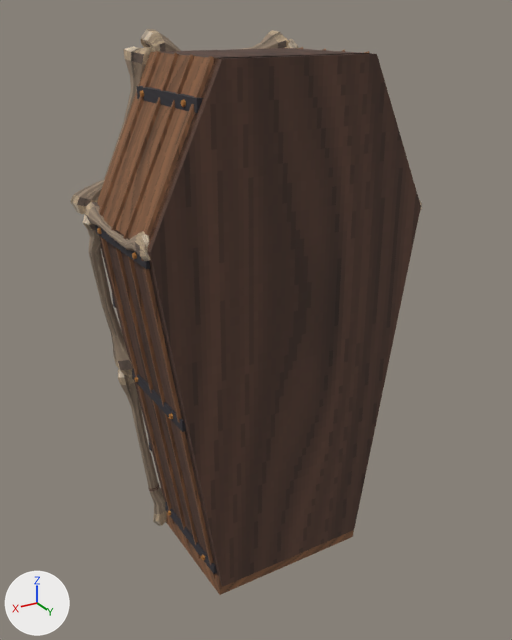
One commit to the Blender file assets/models/Bonehilda.blend: the scene before it, then after it.
Rendered twice from a 50 mm lens placed at (1.64, 2.7, 2.68), pointed at (0.01, -0.02, 1.32). The lights are fixed; the arrows at lower left show +X, +Y and +Z. The first picture is the older version.

Names of what the first picture shows: 'Cabinet stave.001', 'Cabinet stave.002', 'Cabinet stave.003', 'Carved plinth', 'Hewn back', 'Lower tibial rail.001', 'Shoulder rail.001', 'Side stave bead.004', 'Side stave bead.005', 'Side stave bead.006', 'Side stave bead.007', 'Upper tibial rail.001' and 7 more.
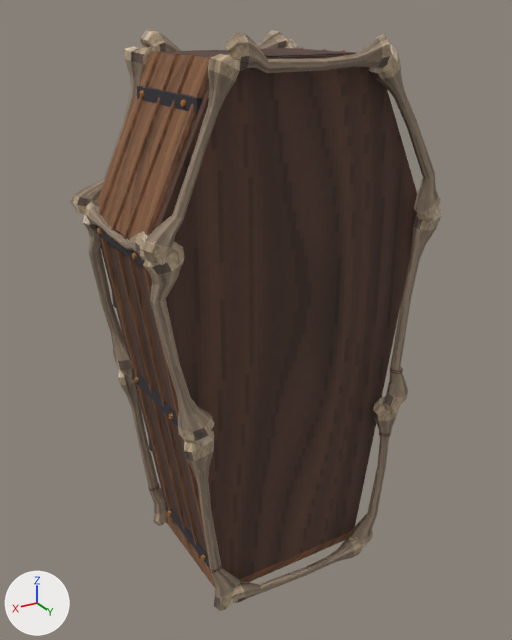
Edits to the scene script, one JSON object a line:
```json
{"op": "add", "block": "ob_rear_foot_rail", "code": ["ob_rear_foot_rail = bpy.data.objects.new('Rear foot rail', me_crown_bone)", "ob_rear_foot_rail.location = (0.0, 0.018, -2.46)", "ob_rear_foot_rail.rotation_euler = (0.0, 3.142, 0.0)  # degrees (0, 180, 0)", "ob_rear_foot_rail.scale = (-1.12, -1.0, -1.0)"]}
{"op": "add", "block": "ob_rear_crown_bone", "code": ["ob_rear_crown_bone = bpy.data.objects.new('Rear Crown bone', me_crown_bone)", "ob_rear_crown_bone.location = (0.0, 0.018, 0.0)", "ob_rear_crown_bone.rotation_euler = (0.0, 3.142, 0.0)  # degrees (0, 180, 0)", "ob_rear_crown_bone.scale = (-1.0, -1.0, -1.0)"]}
{"op": "add", "block": "ob_rear_shoulder_rail_001", "code": ["ob_rear_shoulder_rail_001 = bpy.data.objects.new('Rear Shoulder rail.001', me_shoulder_rail_001)", "ob_rear_shoulder_rail_001.location = (0.0, 0.018, 0.0)", "ob_rear_shoulder_rail_001.rotation_euler = (0.0, 3.142, 0.0)  # degrees (0, 180, 0)", "ob_rear_shoulder_rail_001.scale = (-1.0, -1.0, -1.0)"]}
{"op": "add", "block": "ob_rear_upper_tibial_rail_001", "code": ["ob_rear_upper_tibial_rail_001 = bpy.data.objects.new('Rear Upper tibial rail.001', me_upper_tibial_rail_001)", "ob_rear_upper_tibial_rail_001.location = (0.0, 0.018, 0.0)", "ob_rear_upper_tibial_rail_001.rotation_euler = (0.0, 3.142, 0.0)  # degrees (0, 180, 0)", "ob_rear_upper_tibial_rail_001.scale = (-1.0, -1.0, -1.0)"]}
{"op": "add", "block": "ob_rear_lower_tibial_rail_001", "code": ["ob_rear_lower_tibial_rail_001 = bpy.data.objects.new('Rear Lower tibial rail.001', me_lower_tibial_rail_001)", "ob_rear_lower_tibial_rail_001.location = (0.0, 0.018, 0.0)", "ob_rear_lower_tibial_rail_001.rotation_euler = (0.0, 3.142, 0.0)  # degrees (0, 180, 0)", "ob_rear_lower_tibial_rail_001.scale = (-1.0, -1.0, -1.0)"]}
{"op": "add", "block": "ob_rear_shoulder_rail", "code": ["ob_rear_shoulder_rail = bpy.data.objects.new('Rear Shoulder rail', me_shoulder_rail)", "ob_rear_shoulder_rail.location = (0.0, 0.018, 0.0)", "ob_rear_shoulder_rail.rotation_euler = (0.0, 3.142, 0.0)  # degrees (0, 180, 0)", "ob_rear_shoulder_rail.scale = (-1.0, -1.0, -1.0)"]}
{"op": "add", "block": "ob_rear_upper_tibial_rail", "code": ["ob_rear_upper_tibial_rail = bpy.data.objects.new('Rear Upper tibial rail', me_upper_tibial_rail)", "ob_rear_upper_tibial_rail.location = (0.0, 0.018, 0.0)", "ob_rear_upper_tibial_rail.rotation_euler = (0.0, 3.142, 0.0)  # degrees (0, 180, 0)", "ob_rear_upper_tibial_rail.scale = (-1.0, -1.0, -1.0)"]}
{"op": "add", "block": "ob_rear_lower_tibial_rail", "code": ["ob_rear_lower_tibial_rail = bpy.data.objects.new('Rear Lower tibial rail', me_lower_tibial_rail)", "ob_rear_lower_tibial_rail.location = (0.0, 0.018, 0.0)", "ob_rear_lower_tibial_rail.rotation_euler = (0.0, 3.142, 0.0)  # degrees (0, 180, 0)", "ob_rear_lower_tibial_rail.scale = (-1.0, -1.0, -1.0)"]}
```

What differs and where, as boxes (x1, y1, x2, y2) in the pictures (512 x 640 px):
```json
{"object": "Rear Upper tibial rail.001", "change": "added", "after": [143, 242, 214, 445], "on screen": "brown"}
{"object": "Rear Shoulder rail.001", "change": "added", "after": [142, 54, 240, 265], "on screen": "brown"}
{"object": "Rear Crown bone", "change": "added", "after": [225, 33, 393, 73], "on screen": "brown"}
{"object": "Rear Shoulder rail", "change": "added", "after": [369, 44, 441, 221], "on screen": "brown"}
{"object": "Rear Lower tibial rail.001", "change": "added", "after": [184, 431, 240, 611], "on screen": "brown"}
{"object": "Rear Upper tibial rail", "change": "added", "after": [385, 205, 442, 414], "on screen": "brown"}
{"object": "Rear Lower tibial rail", "change": "added", "after": [349, 396, 399, 547], "on screen": "brown"}
{"object": "Rear foot rail", "change": "added", "after": [230, 537, 364, 603], "on screen": "brown"}
```
